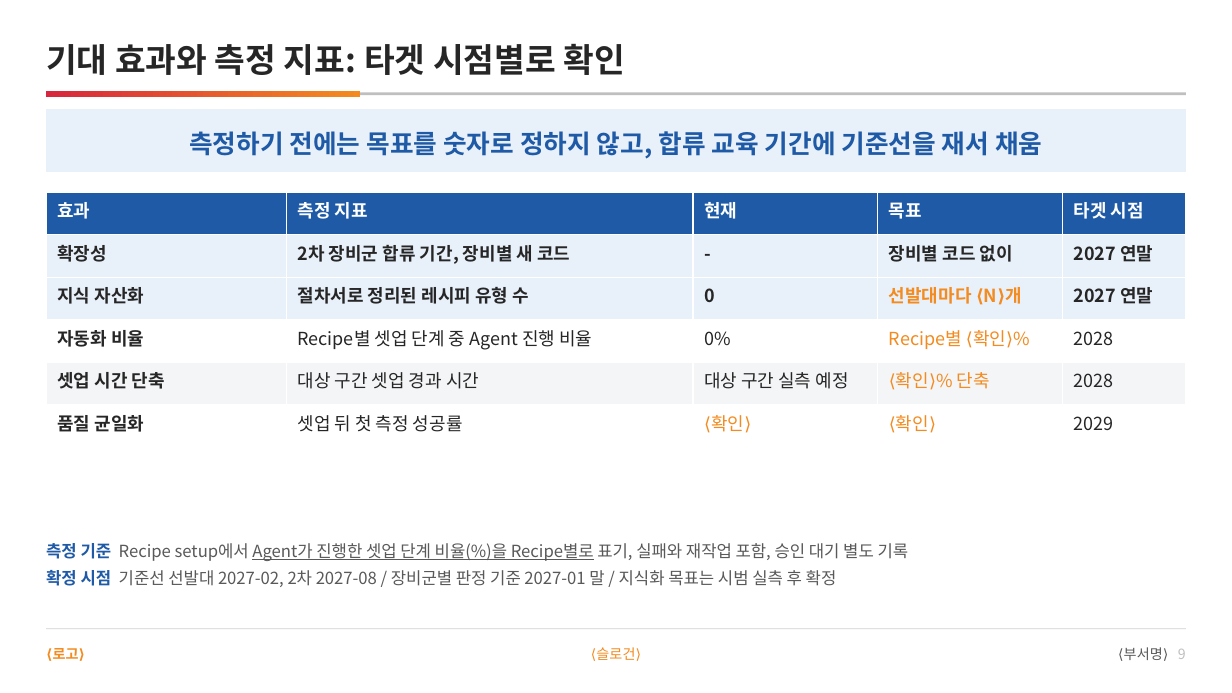
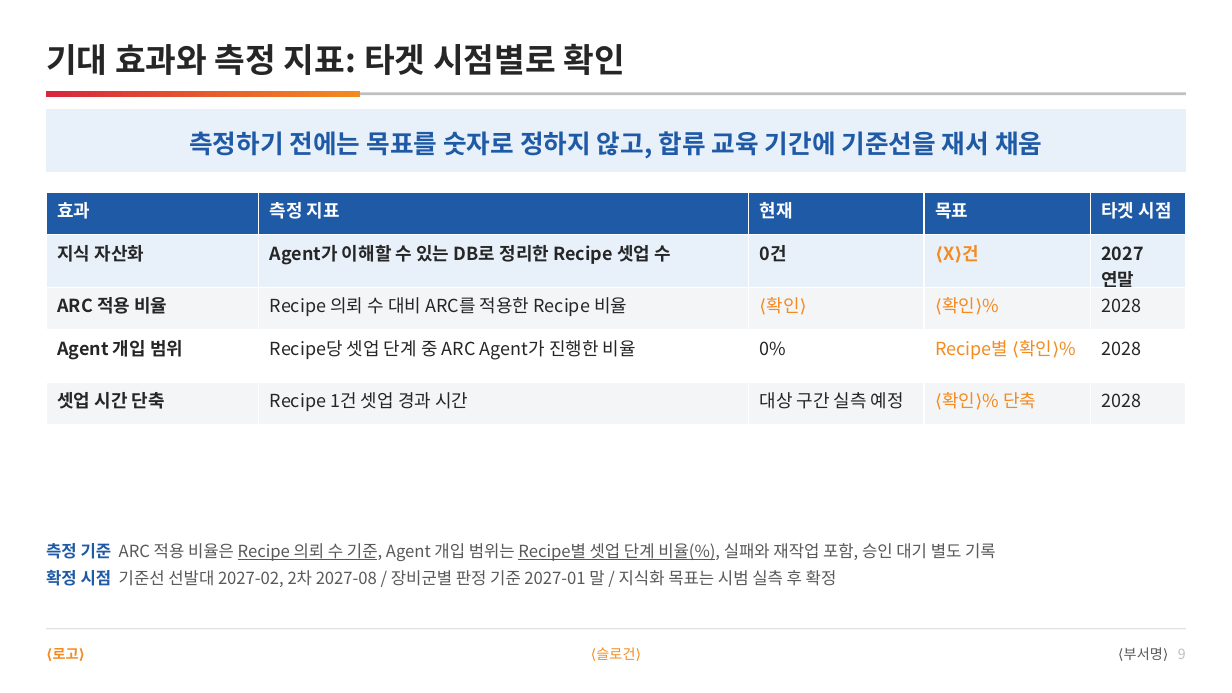
Before and after one commit to DarrenKoi/pm_notes, a slide deck: slide 9 of my-task/arc-tf/deliverables/arc-tf-proposal.pptx. Drawn at 1232x693 pixels with LibreOffice and Linux fonts; fonts in the diff are those of the drawing. Boxes give left, top, right and bottom in pixels: in the first picture for what was removed or moved away, otherwise in the second. Text is boxed around its words. In the diff, an @@ line names an element or a change of style, - is before the commit and + after.

```diff
--- a/my-task/arc-tf/deliverables/arc-tf-proposal.pptx
+++ b/my-task/arc-tf/deliverables/arc-tf-proposal.pptx
@@ table at bbox=[46, 192, 1186, 415] @@
-row 2: 확장성 | 2차 장비군 합류 기간, 장비별 새 코드 | - | 장비별 코드 없이 | 2027 연말
-row 3: 지식 자산화 | 절차서로 정리된 레시피 유형 수 | 0 | 선발대마다 ⟨N⟩개 | 2027 연말
-row 4: 자동화 비율 | Recipe별 셋업 단계 중 Agent 진행 비율 | 0% | Recipe별 ⟨확인⟩% | 2028
-row 5: 셋업 시간 단축 | 대상 구간 셋업 경과 시간 | 대상 구간 실측 예정 | ⟨확인⟩% 단축 | 2028
-row 6: 품질 균일화 | 셋업 뒤 첫 측정 성공률 | ⟨확인⟩ | ⟨확인⟩ | 2029
+row 2: 지식 자산화 | Agent가 이해할 수 있는 DB로 정리한 Recipe 셋업 수 | 0건 | ⟨X⟩건 | 2027 연말
+row 3: ARC 적용 비율 | Recipe 의뢰 수 대비 ARC를 적용한 Recipe 비율 | ⟨확인⟩ | ⟨확인⟩% | 2028
+row 4: Agent 개입 범위 | Recipe당 셋업 단계 중 ARC Agent가 진행한 비율 | 0% | Recipe별 ⟨확인⟩% | 2028
+row 5: 셋업 시간 단축 | Recipe 1건 셋업 경과 시간 | 대상 구간 실측 예정 | ⟨확인⟩% 단축 | 2028
@@ text at bbox=[46, 543, 996, 561]: text changed @@
-측정 기준 Recipe setup에서 Agent가 진행한 셋업 단계 비율(%)을 Recipe별로 표기, 실패와 재작업 포함, 승인 대기 별도 기록
+측정 기준 ARC 적용 비율은 Recipe 의뢰 수 기준, Agent 개입 범위는 Recipe별 셋업 단계 비율(%), 실패와 재작업 포함, 승인 대기 별도 기록
```
Also in this commit, not shown: 11 other files.
